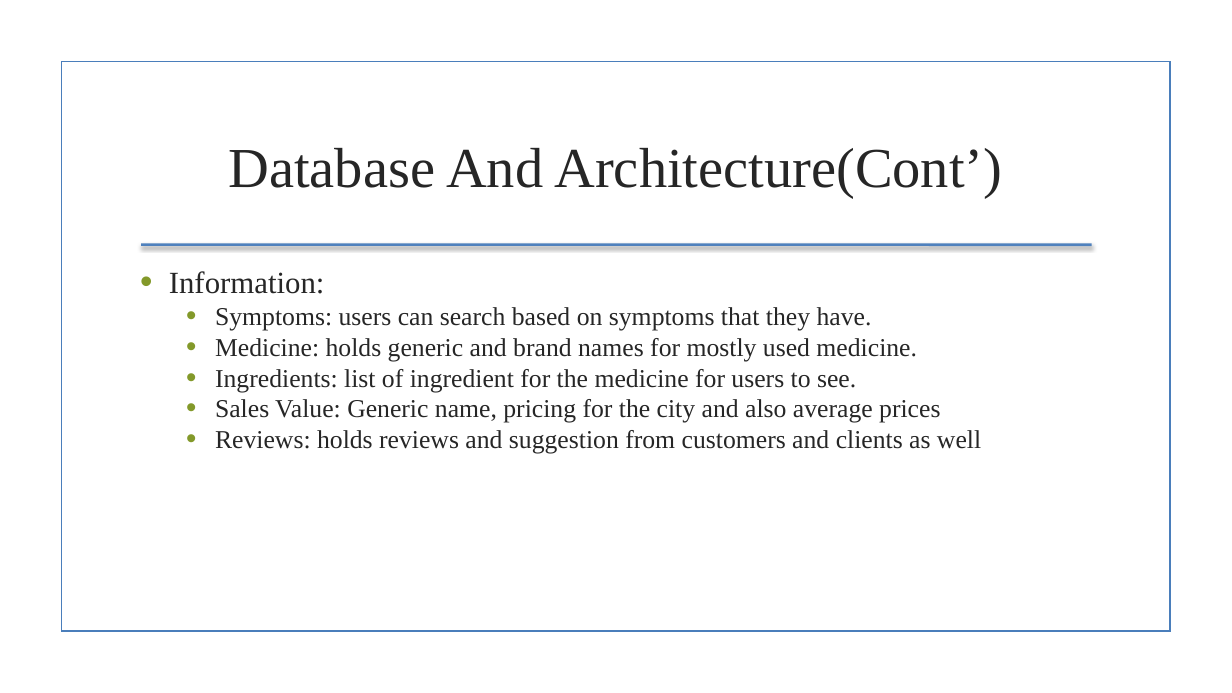
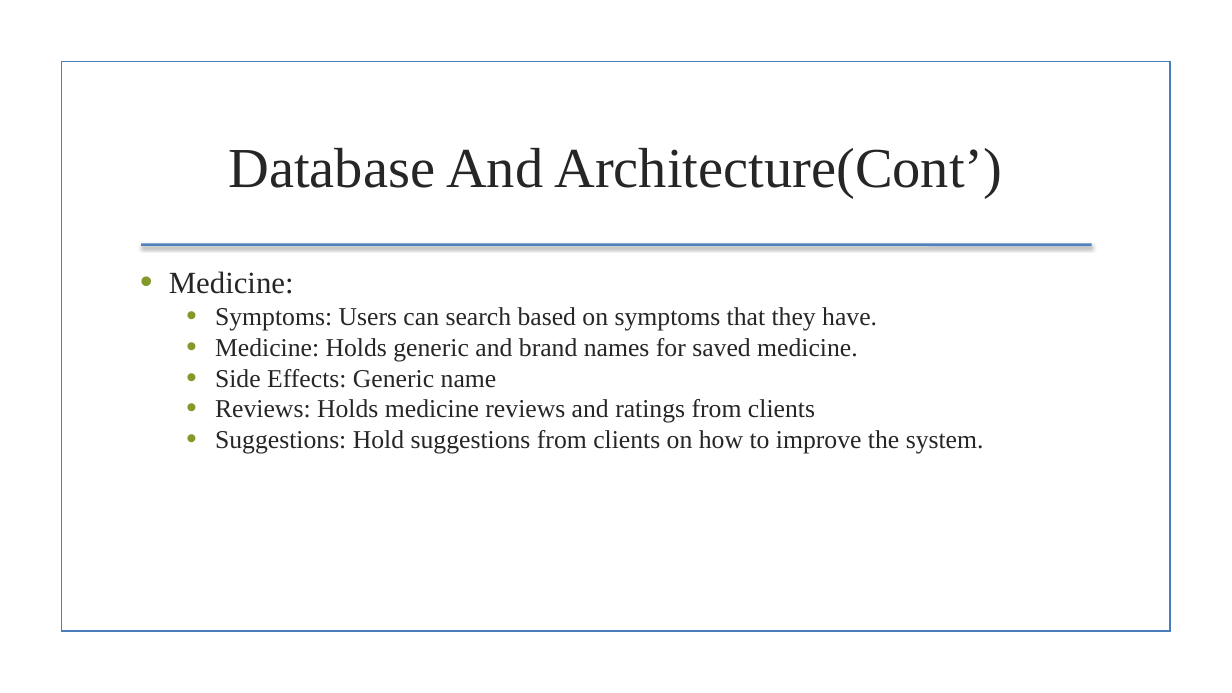
Before and after one commit to jensenj5/DB, a slide deck: slide 4 of Medication recommendation.pptx. Drawn at 1232x693 pixels with LibreOffice and Linux fonts; fonts in the diff are those of the drawing; background and template pictures are left out. Boxes give left, top, right and bottom in pixels: in the first picture for what was removed or moved away, otherwise in the second. Text is boxed around its words. In the diff, an @@ line names an element or a change of style, - is before the commit and + after.

Commit message:
we

```diff
--- a/Medication recommendation.pptx
+++ b/Medication recommendation.pptx
@@ rectangle at (x1=61, y1=62, x2=1170, y2=632): outline #4B7EBC 1.25 pt to #4A7EBB 1.25 pt @@
@@ text at (x1=169, y1=271, x2=984, y2=454): text changed @@
-• Information:
-  • Symptoms: users can search based on symptoms that they have.
-  • Medicine: holds generic and brand names for mostly used medicine.
-  • Ingredients: list of ingredient for the medicine for users to see.
-  • Sales Value: Generic name, pricing for the city and also average prices
-  • Reviews: holds reviews and suggestion from customers and clients as well
+• Medicine:
+  • Symptoms: Users can search based on symptoms that they have.
+  • Medicine: Holds generic and brand names for saved medicine.
+  • Side Effects: Generic name
+  • Reviews: Holds medicine reviews and ratings from clients
+  • Suggestions: Hold suggestions from clients on how to improve the system.
```
Also in this commit, not shown: 5 other slides changed, 1 slide removed.
